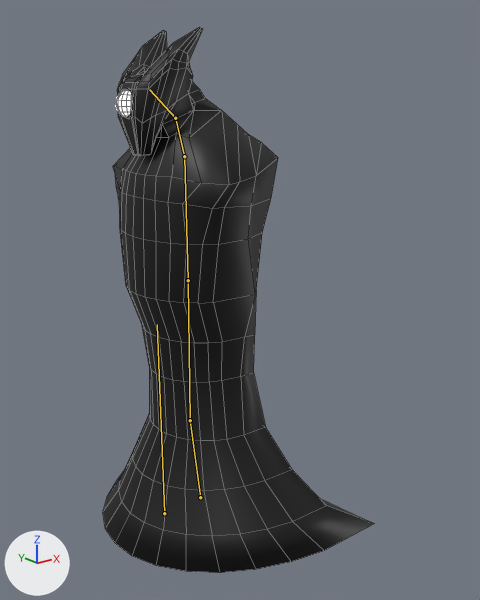
The FBX model Ben Movement/Assets/Animations/Boss/Idle.fbx: old version first, new version second.
Before and after are seen from a camera (50 mm lens) standing at (-12.1, -19.1, 4.7) and looking at (2.5, -0.9, -2.6). Every picture has the same lights, and +X, +Y and +Z are marked at lower left. Both versions are drawn at frame 1 of the action 'Armature|Idle'; the numbers are the values there. The bones that bend it are drawn over the model as lines. Mesh edges are drawn as thin lines.

Objects in the first picture: 'Head'.
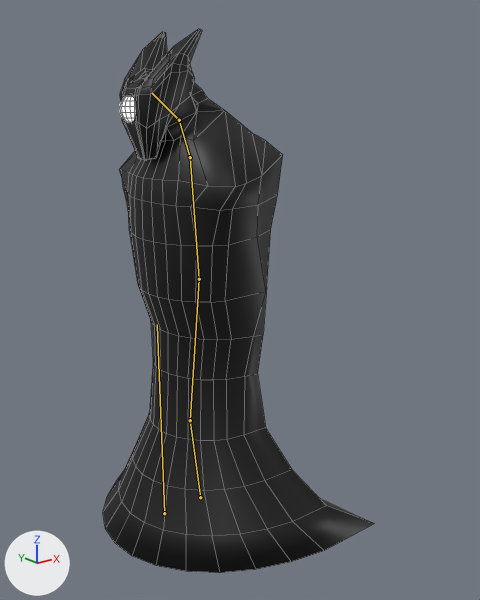
Location of each change, (x1, y1, x2, y2) in pixels of the pictures (480 x 600 px):
```json
{"object": "Head", "change": "posed", "before": [103, 27, 374, 573], "after": [103, 29, 374, 573]}
{"bone": "Spine01", "before": "(190, 420) to (188, 280)", "after": "(190, 420) to (199, 279)"}
{"bone": "Spine02", "before": "(188, 280) to (184, 156)", "after": "(199, 279) to (190, 157)"}
```

Scene script edits in JSON lines:
```json
{"block": "bone_spine01", "where": "bone_spine01 = bpy.data.objects['Armature'].pose.bones['Spine01']  # child of 'Base'"}
{"op": "set", "path": "bone_spine01.rotation_quaternion", "old": "(1.0, 0.0, 0.0, 0.0)", "new": "(0.999, 0.0, 0.0, -0.044)", "note": "degrees (0, 0, 0) -> degrees (0, 0, -5)"}
{"block": "bone_spine02", "where": "bone_spine02 = bpy.data.objects['Armature'].pose.bones['Spine02']  # child of 'Spine01'"}
{"op": "set", "path": "bone_spine02.rotation_quaternion", "old": "(1.0, 0.0, 0.0, 0.0)", "new": "(0.997, 0.0, 0.0, 0.074)", "note": "degrees (0, 0, 0) -> degrees (0, 0, 8)"}
```
